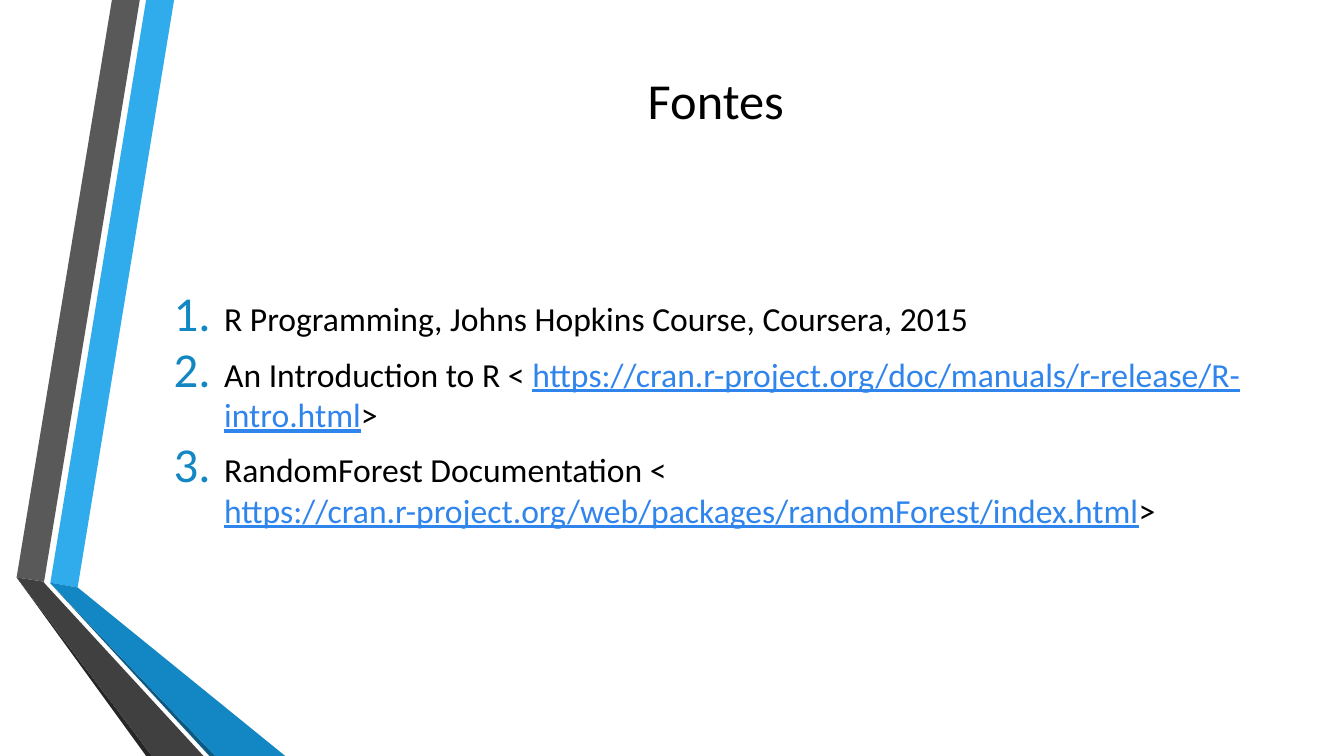
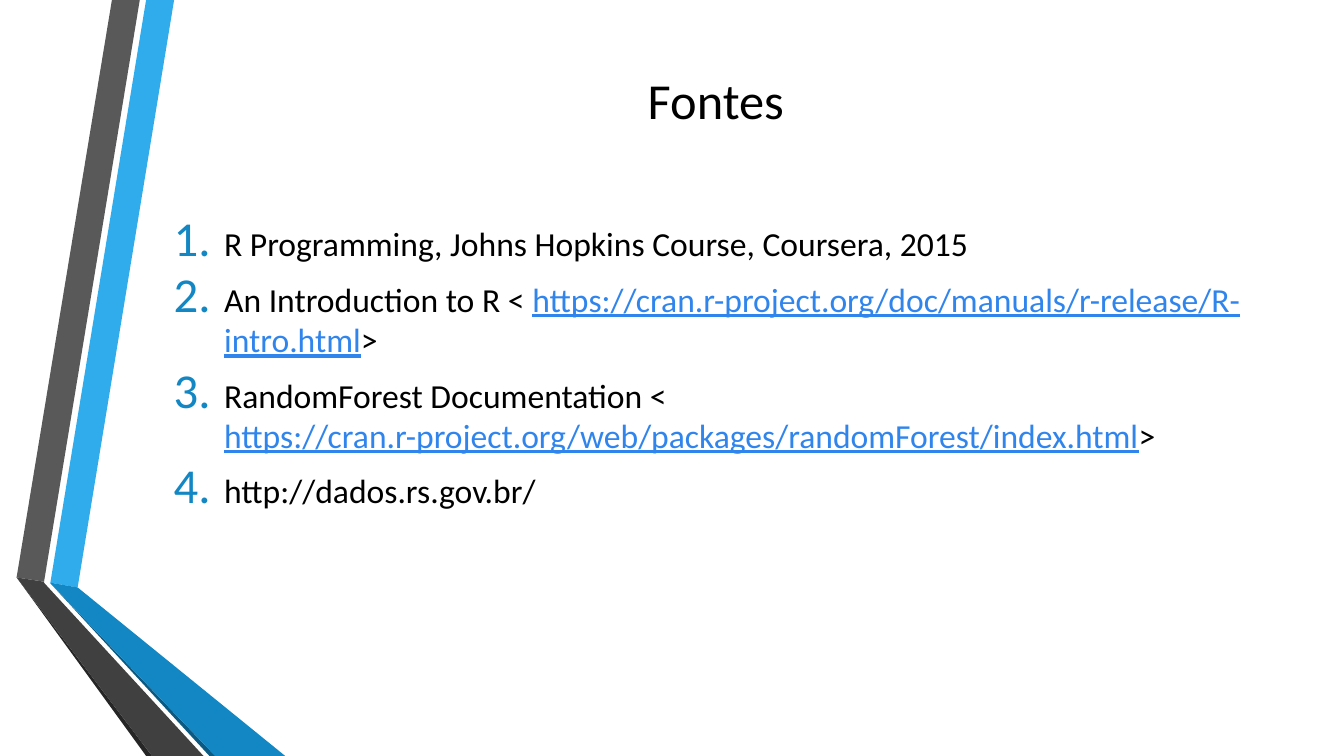
Before and after one commit to fabiocmazzo/workshop_fatec_ind, a slide deck: slide 30 of Apresentacao Linguagem R.pptx (slide 29 before the commit). Drawn at 1344x756 pixels with LibreOffice and Linux fonts; fonts in the diff are those of the drawing; background and template pictures are left out. Boxes give left, top, right and bottom in pixels: in the first picture for what was removed or moved away, otherwise in the second. Text is boxed around its words. In the diff, an @@ line names an element or a change of style, - is before the commit and + after.

```diff
--- a/Apresentacao Linguagem R.pptx
+++ b/Apresentacao Linguagem R.pptx
@@ text "R Programming, Johns Hopkins Course, ...": place and size @@
-text "R Programming, Johns Hopkins Course, ..." at (224,307,1240,529)
+text "R Programming, Johns Hopkins Course, ..." at (224,232,1240,509)
@@ text at (224,479,535,509): paragraph added @@
+4. http://dados.rs.gov.br/
```
Also in this commit, not shown: 1 slide added.
